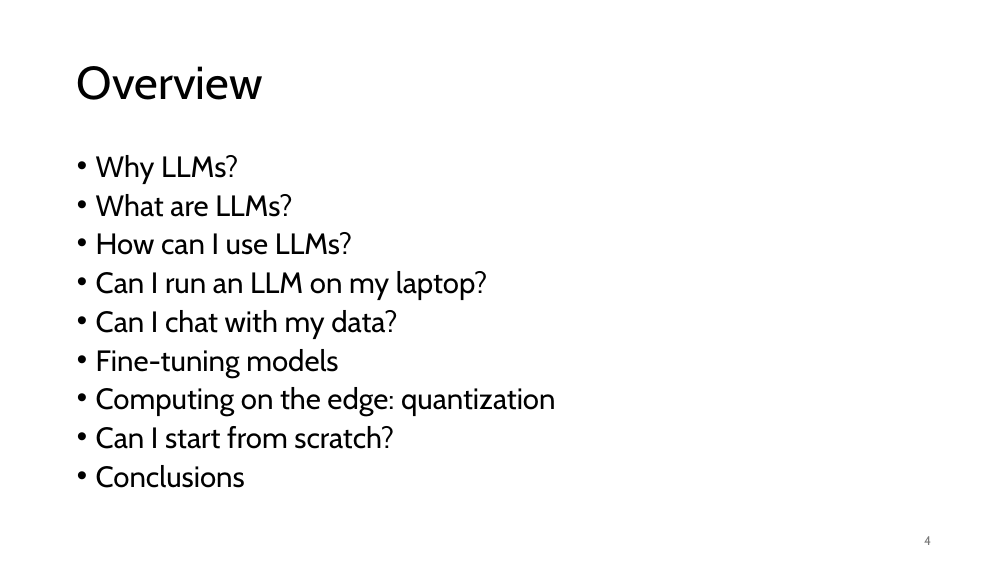
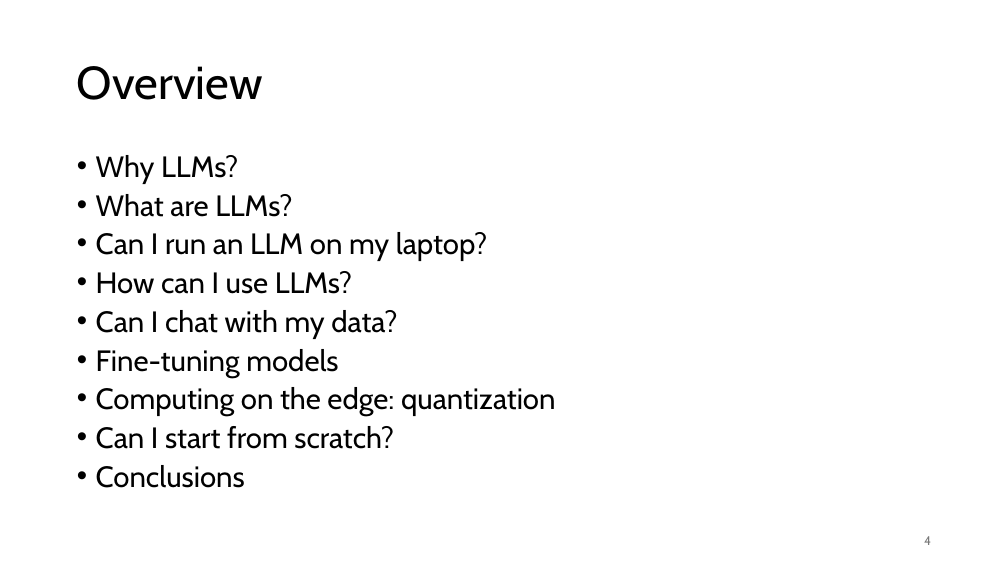
Before and after one commit to gjbex/Deploying-LLMs-locally, a slide deck: slide 4 of local_LLMs.pptx. Drawn at 1008x567 pixels with LibreOffice and Linux fonts; fonts in the diff are those of the drawing. Boxes give left, top, right and bottom in pixels: in the first picture for what was removed or moved away, otherwise in the second. Text is boxed around its words. In the diff, an @@ line names an element or a change of style, - is before the commit and + after.

```diff
--- a/local_LLMs.pptx
+++ b/local_LLMs.pptx
@@ text at (96, 232, 487, 261): paragraph added @@
+• Can I run an LLM on my laptop?
@@ text at (96, 271, 487, 300): paragraph removed @@
-• Can I run an LLM on my laptop?
```
Also in this commit, not shown: 3 other slides changed, 8 slides added.
